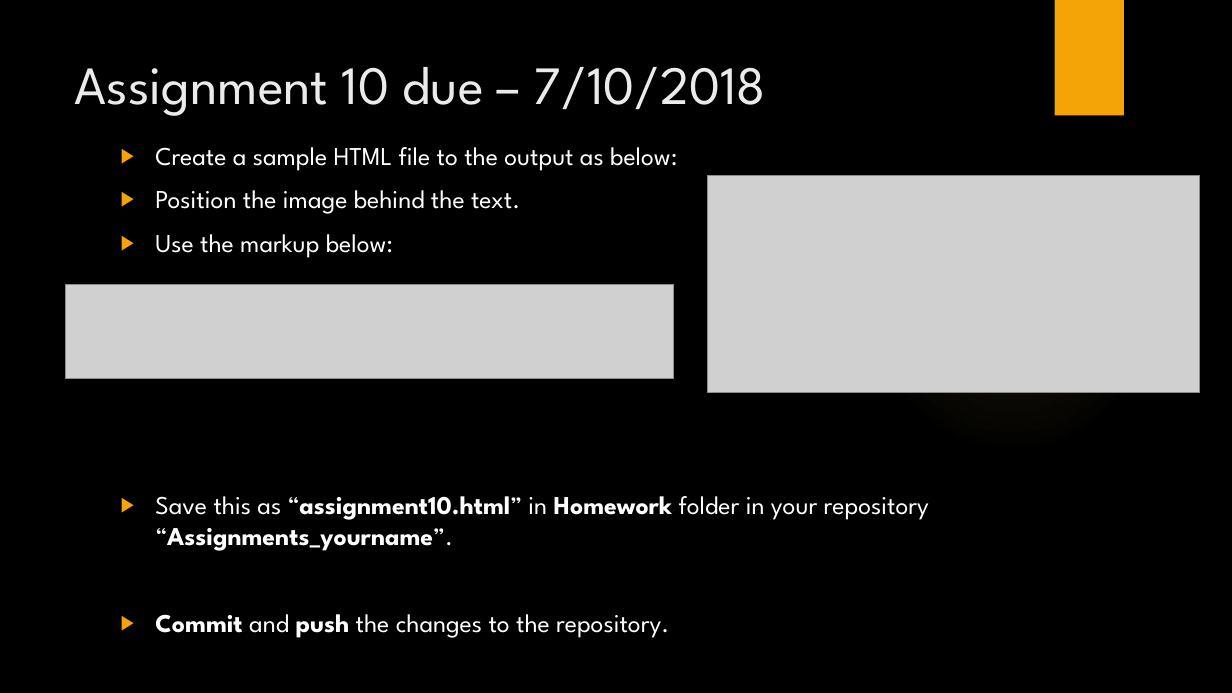
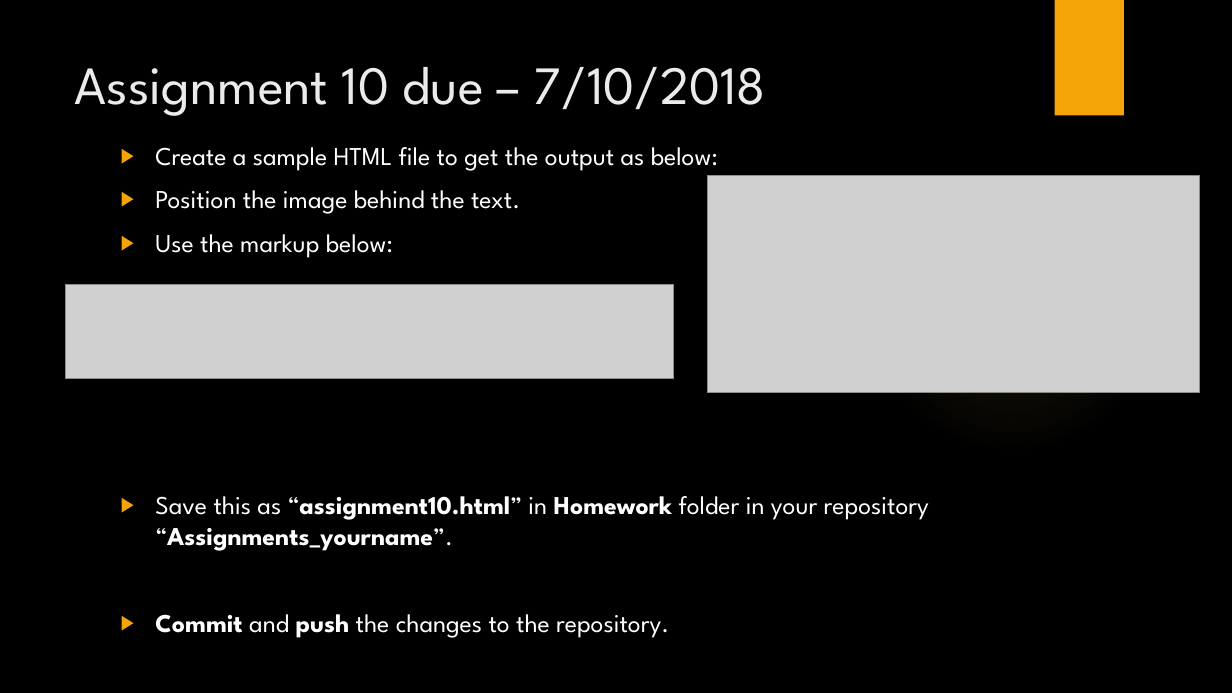
Before and after one commit to manupeethambar888/webdev, a slide deck: slide 6 of Day 10 - CSS – Continued.pptx. Drawn at 1232x693 pixels with LibreOffice and Linux fonts; fonts in the diff are those of the drawing; grey boxes stand for pictures; background and template pictures are left out. Boxes give left, top, right and bottom in pixels: in the first picture for what was removed or moved away, otherwise in the second. Text is boxed around its words. In the diff, an @@ line names an element or a change of style, - is before the commit and + after.

Commit message:
day 11 slides

```diff
--- a/Day 10 - CSS – Continued.pptx
+++ b/Day 10 - CSS – Continued.pptx
@@ text at (155, 147, 718, 171): text changed @@
-▶ Create a sample HTML file to the output as below:
+▶ Create a sample HTML file to get the output as below:
```
Also in this commit, not shown: 1 other file.
